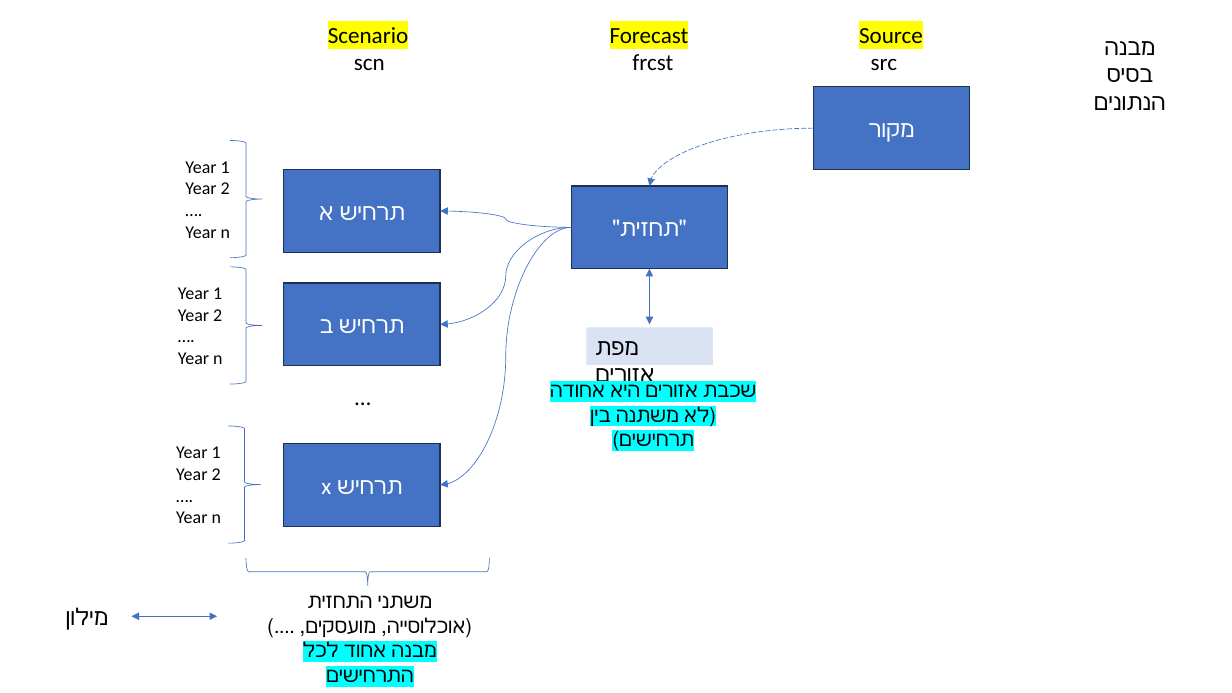
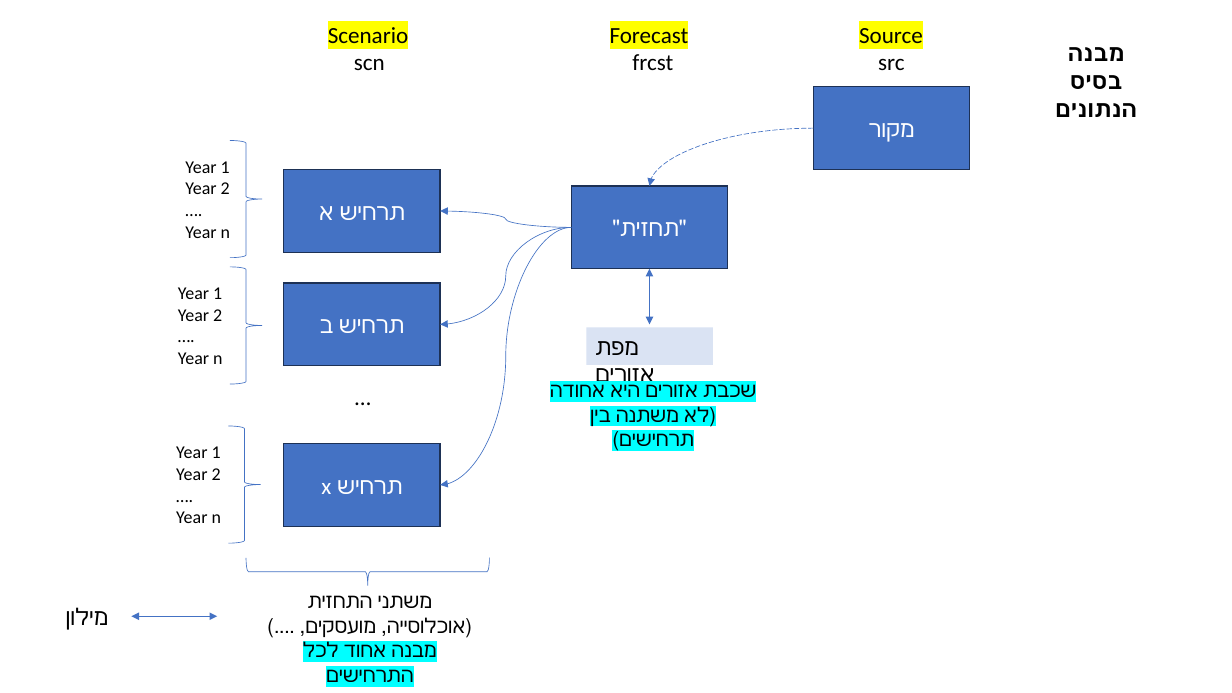
Before and after one commit to MOTRoundTables/ScenarioBank, a slide deck: slide 2 of doc/ScnLibApp.pptx. Drawn at 1232x693 pixels with LibreOffice and Linux fonts; fonts in the diff are those of the drawing. Boxes give left, top, right and bottom in pixels: in the first picture for what was removed or moved away, otherwise in the second. Text is boxed around its words. In the diff, an @@ line names an element or a change of style, - is before the commit and + after.

```diff
--- a/doc/ScnLibApp.pptx
+++ b/doc/ScnLibApp.pptx
@@ text "src": place and size @@
-text "src" at (871,58,897,70)
+text "src" at (878,58,904,70)
@@ text "מבנה בסיס הנתונים": place and size @@
-text "מבנה בסיס הנתונים" at (1094,41,1166,110)
+text "מבנה בסיס הנתונים" at (1055,47,1137,117)
@@ text "מבנה בסיס הנתונים" at (1055,47,1137,117): bold on @@
```
Also in this commit, not shown: 7 other slides changed, 7 slides added, 2 slides removed, 4 other files.
